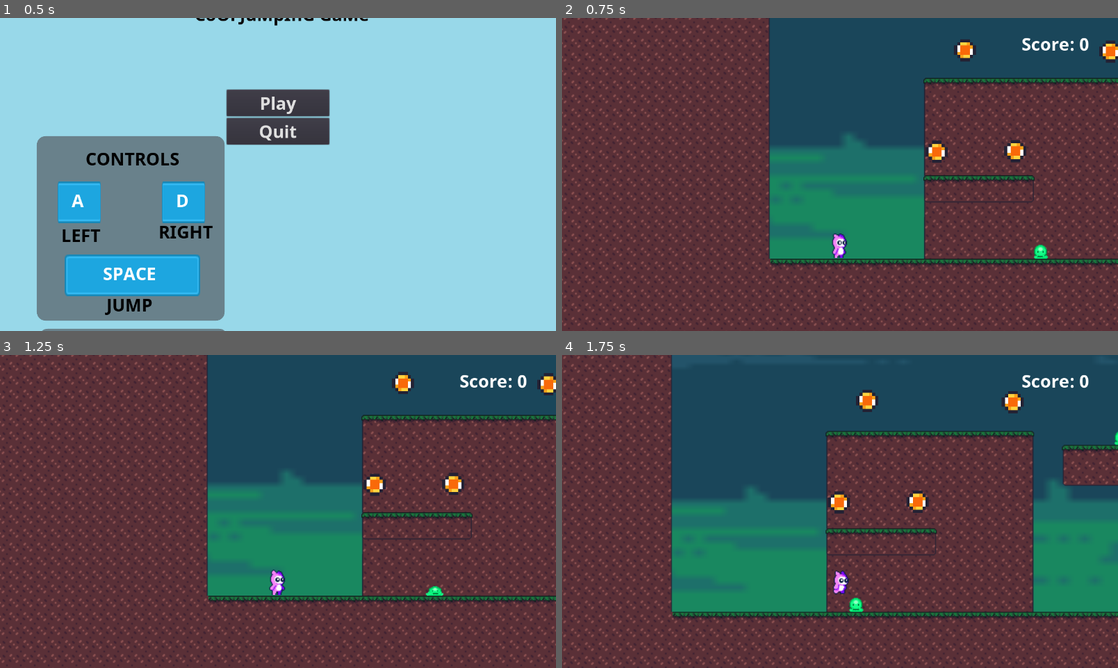
Above: before the commit, frames 1-4 (two rows, left to right).
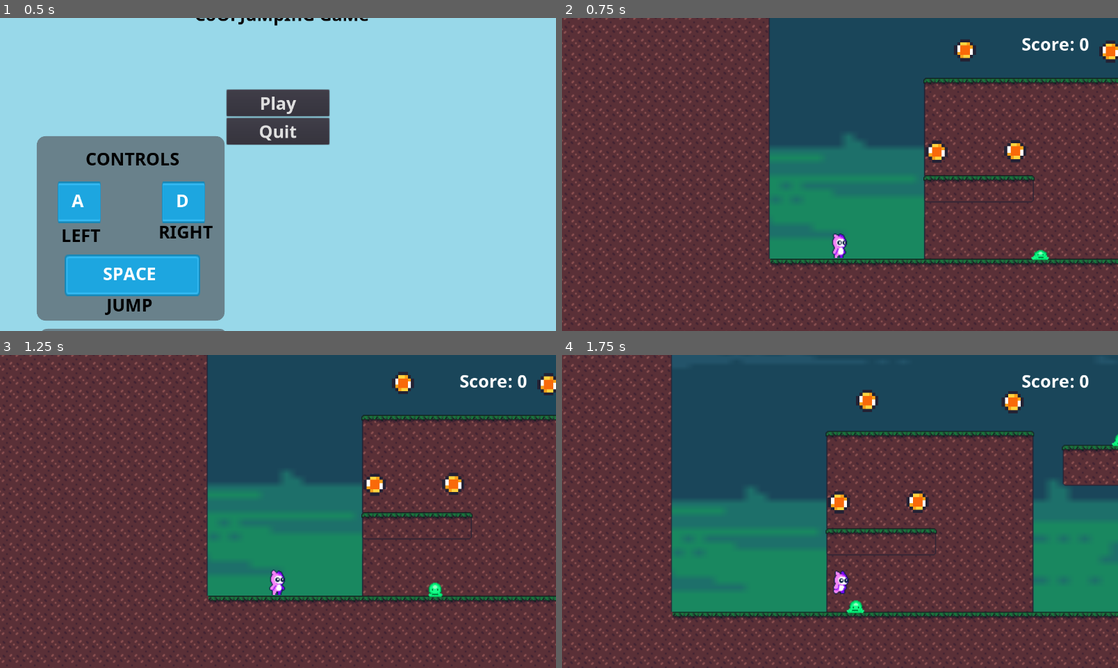
Above: after the commit, the same moments.

Repository: Mertric/2D-Video-game
Game: Godot game, scene res://Screen/MainScreen.tscn
Same seed, same stepped clock (60 frames per second), same inputs: the game is played once before the commit and once after it.
Inputs:
- Up to frame 1 (0.5 s): no input
- Up to frame 2 (0.75 s): click "Play" at 0.5 s
- Up to frame 3 (1.25 s): no input
- Up to frame 4 (1.75 s): hold D (right) from 1.28 s (still down); tap Space (jump) at 1.52 s

Frame 1 is identical in both runs. In frame 2, less than 0.1% of the frame differs, in the area x 84-88%, y 72-78%; in frame 3, less than 0.1%; in frame 4, 0.1%, in the area x 51-100%, y 24-83%.

Commit message:
chore:Moved monster collision box

Diff:
--- a/2D Platformer/src/Actors/Monster.tscn
+++ b/2D Platformer/src/Actors/Monster.tscn
@@ -169,7 +169,7 @@
 } ]
 
 [sub_resource type="RectangleShape2D" id=32]
-extents = Vector2( 9, 4 )
+extents = Vector2( 9, 3 )
 
 [sub_resource type="RectangleShape2D" id=33]
 extents = Vector2( 8, 4 )
@@ -185,7 +185,7 @@
 position = Vector2( 0, -17 )
 frames = SubResource( 31 )
 animation = "Idle"
-frame = 6
+frame = 2
 playing = true
 
 [node name="CollisionShape2D" type="CollisionShape2D" parent="."]
@@ -200,11 +200,11 @@
 
 [node name="JumpDetector" type="Area2D" parent="."]
 modulate = Color( 0.0313726, 0, 1, 1 )
-position = Vector2( 0, -11 )
+position = Vector2( 0, -8 )
 collision_layer = 2
 
 [node name="CollisionShape2D" type="CollisionShape2D" parent="JumpDetector"]
-position = Vector2( 0, -2 )
+position = Vector2( 0, -5 )
 shape = SubResource( 33 )
 
 [node name="RayCast2D" type="RayCast2D" parent="."]
